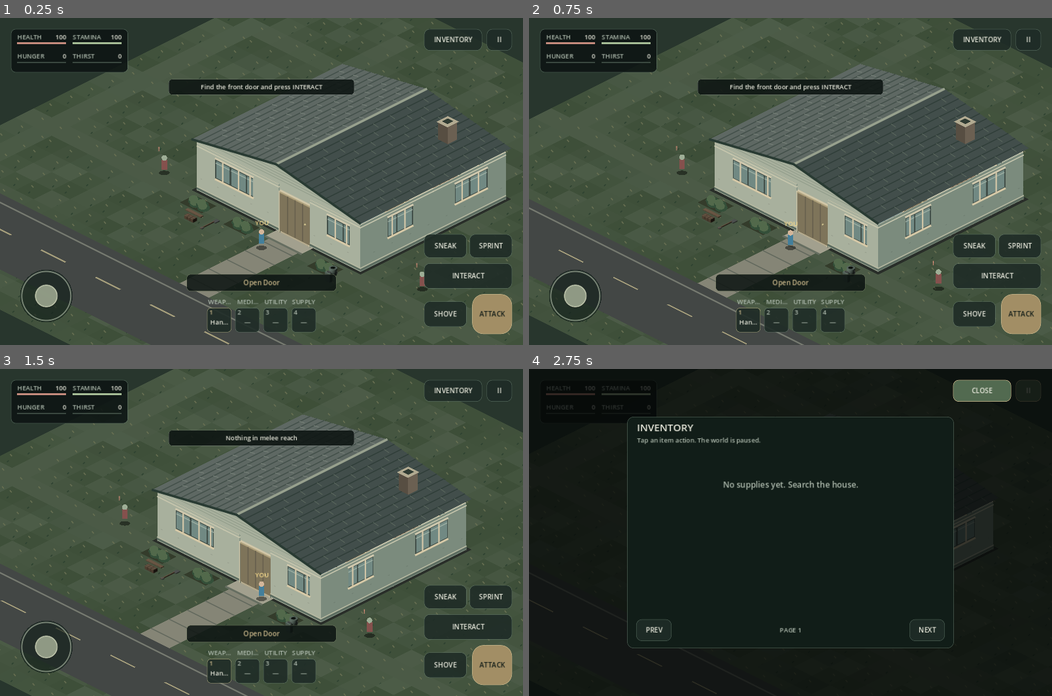
Above: before the commit, frames 1-4 (two rows, left to right).
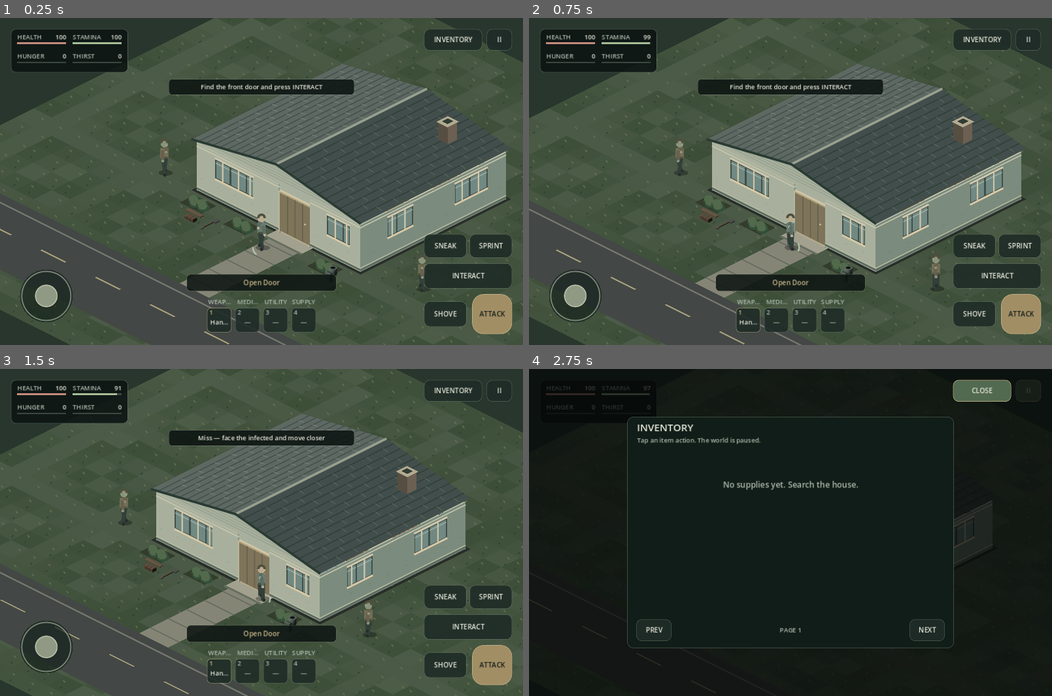
Above: after the commit, the same moments.

Repository: kalashgit/last-light-godot
Game: Godot game, scene res://main.tscn
The game is run twice, just before and just after one commit, with the same random seed, the same clock (stepped at 60 frames per second) and the same inputs.
Inputs (mouse positions are in pixels of both pictures, inside the frame that each line leads up to):
- Up to frame 1 (0.25 s): no input
- Up to frame 2 (0.75 s): tap Enter at 0.5 s; move the mouse to (905, 165) at 0.52 s; hold Right (ui_right) from 0.53 s (still down); tap Shift at 0.6 s; click (905, 165) at 0.67 s
- Up to frame 3 (1.5 s): tap Space at 0.77 s; release Right (ui_right) at 1.25 s; drag from (156, 548) to (235, 597) at 1.27 s
- Up to frame 4 (2.75 s): move the mouse to (842, 460) at 2.02 s; hold Right (ui_right) from 2.03 s (still down); tap I at 2.1 s; click (842, 460) at 2.17 s

The runs differ from the first frame. In frame 1, 0.4% of the frame differs, in the area x 30-83%, y 37-84%; in frame 2, 6.8%, in the area x 0-100%, y 0-100%; in frame 3, 4.7%; in frame 4, less than 0.1%.

Commit message:
Milestone C: responsive walk sprint sneak and directional melee and shove

Diff:
--- a/scripts/house.gd
+++ b/scripts/house.gd
@@ -21,6 +21,15 @@
 var sprinting := false
 var sneaking := false
 var joystick_dead_zone := .14
+var selected_target: Dictionary = {}
+var drops: Array[Dictionary] = []
+var shove_cooldown := 0.0
+var recovery_delay := 0.0
+const WALK_SPEED := 2.2
+const SPRINT_SPEED := 3.6
+const SNEAK_SPEED := .95
+const STAMINA_DRAIN := 18.0
+const STAMINA_REGEN := 12.0
 var player := Vector2(4.9, 9.35)
 var health := 100.0
 var god_mode := false
@@ -92,17 +101,17 @@
  var t: float = clampf((p - a).dot(line) / maxf(line.length_squared(), .00001), 0, 1)
  return p.distance_to(a + line * t)
 
+func _blocked_static(p: Vector2, radius: float = PLAYER_RADIUS) -> bool:
+ for wall in walls:
+  if _segment_distance(p,wall.a,wall.b)<radius+.09: return true
+ for item in items:
+  if item.get("solid",true) and Rect2(item.pos,item.size).grow(radius).has_point(p): return true
+ return false
+
 func _blocked(p: Vector2, radius: float = PLAYER_RADIUS) -> bool:
- for wall in walls:
-  if _segment_distance(p, wall.a, wall.b) < radius + .09:
-   return true
+ if _blocked_static(p,radius): return true
  for door in doors:
-  if not door.open and _segment_distance(p, door.a, door.b) < radius + .09:
-   return true
- for item in items:
-  var r := Rect2(item.pos, item.size).grow(radius)
-  if r.has_point(p):
-   return true
+  if not door.open and _segment_distance(p,door.a,door.b)<radius+.09: return true
  return false
 
 func _try_move(current: Vector2, delta_pos: Vector2, radius: float) -> Vector2:
@@ -132,25 +141,17 @@
  message_time = 2.8
 
 func _interact() -> void:
- if health <= 0 or paused:
-  return
- var i := _nearest_door()
- if i >= 0:
-  _toggle_door(i)
-  return
- for item in items:
-  if not item.get("container",true):
-   continue
-  var center: Vector2 = item.pos + item.size / 2.0
-  if player.distance_to(center) < 1.9:
-   if item.searched:
-    _announce("Already searched " + item.name)
-   else:
-    item.searched = true
-    supplies += 1
-    _announce("Found supplies in " + item.name)
-   return
- _announce("Move closer to a door or cabinet")
+ if health<=0 or paused: return
+ var target := _resolve_target()
+ if target.is_empty():
+  _announce("Move closer to a door or container")
+  return
+ if target.kind=="door": _toggle_door(target.index)
+ elif target.kind=="container":
+  var item: Dictionary=items[target.index]
+  item.searched=true
+  supplies+=1
+  _announce("Found supplies in "+item.name)
 
 func _toggle_door(i: int) -> void:
  if i < 0 or i >= doors.size():
@@ -167,66 +168,101 @@
  door.open = not door.open
  _announce(door.label + (" door OPEN" if door.open else " door CLOSED"))
 
+func _weapon_stats() -> Dictionary:
+ return {"damage":1,"reach":1.25,"stamina":8.0}
+
 func _attack() -> void:
- if health <= 0 or paused or attack_cooldown > 0:
-  return
- attack_cooldown = .45
- var hit := false
+ if health<=0 or paused or attack_cooldown>0: return
+ var stats:=_weapon_stats()
+ if stamina<float(stats.stamina):
+  _announce("Too exhausted to strike")
+  return
+ stamina-=float(stats.stamina)
+ recovery_delay=.85
+ attack_cooldown=.5
+ var hit:=false
  for i in range(infected.size()):
-  if zombie_health[i] <= 0:
-   continue
-  if infected[i].distance_to(player) < 1.25 and not _line_blocked(player, infected[i]):
-   zombie_health[i] -= 1
-   zombies_hit_time[i] = .22
-   hit = true
- if hit:
-  _announce("Zombie struck")
- else:
-  _announce("Nothing in melee reach")
+  var offset: Vector2=infected[i]-player
+  if zombie_health[i]>0 and offset.length()<float(stats.reach) and facing.dot(offset.normalized())>=.25 and not _line_blocked(player,infected[i]):
+   zombie_health[i]=maxi(0,int(zombie_health[i])-int(stats.damage))
+   zombies_hit_time[i]=.32
+   infected[i]=_try_move(infected[i],offset.normalized()*.12,.17)
+   hit=true
+ _announce("Strike landed" if hit else "Miss — face the infected and move closer")
+
+func _shove() -> void:
+ if health<=0 or paused or shove_cooldown>0: return
+ if stamina<12:
+  _announce("Too exhausted to shove")
+  return
+ stamina-=12
+ recovery_delay=.85
+ shove_cooldown=.8
+ var hit:=false
+ for i in range(infected.size()):
+  var offset: Vector2=infected[i]-player
+  if zombie_health[i]>0 and offset.length()<1.15 and facing.dot(offset.normalized())>=.15 and not _line_blocked(player,infected[i]):
+   infected[i]=_try_move(infected[i],offset.normalized()*.65,.17)
+   zombies_hit_time[i]=.7
+   hit=true
+ _announce("Pushed back — make space" if hit else "Shove missed")
 
 func _process(delta: float) -> void:
- if paused or health <= 0:
+ if paused or inventory_open or health<=0:
   queue_redraw()
   return
- var dt: float = minf(delta, .05)
- autosave_time += dt
- if autosave_time >= 15.0:
-  autosave_time = 0.0
+ var total:=clampf(delta,0,.25)
+ var steps:=maxi(1,ceili(total/(1.0/60.0)))
+ for step in range(steps):
+  _step(total/steps)
+  if health<=0: break
+ queue_redraw()
+
+func _step(dt: float) -> void:
+ autosave_time+=dt
+ if autosave_time>=15:
+  autosave_time=0
   _save_game()
- elapsed += dt
- message_time = maxf(0, message_time - dt)
- attack_cooldown = maxf(0, attack_cooldown - dt)
- var key_direction := Input.get_vector("ui_left", "ui_right", "ui_up", "ui_down")
- var input_direction := joystick_vector if joystick_touch != -1 else key_direction
- if input_direction.length() > .12:
-  # Screen-space analog movement converted to isometric grid axes.
-  var world_direction := _screen_direction_to_world(input_direction)
-  facing = world_direction
-  player = _try_move(player, world_direction * 2.2 * dt * minf(1, input_direction.length()), PLAYER_RADIUS)
-  motion_phase += dt * 11
+ elapsed+=dt
+ message_time=maxf(0,message_time-dt)
+ attack_cooldown=maxf(0,attack_cooldown-dt)
+ shove_cooldown=maxf(0,shove_cooldown-dt)
+ recovery_delay=maxf(0,recovery_delay-dt)
+ var keyboard:=Input.get_vector("ui_left","ui_right","ui_up","ui_down")
+ if keyboard==Vector2.ZERO:
+  keyboard=Vector2(float(Input.is_physical_key_pressed(KEY_D))-float(Input.is_physical_key_pressed(KEY_A)),float(Input.is_physical_key_pressed(KEY_S))-float(Input.is_physical_key_pressed(KEY_W))).limit_length(1)
+ var direction:=joystick_vector if joystick_touch!=-1 else keyboard
+ sprinting=(sprint_held or keyboard_sprint) and not sneaking and direction.length()>.01 and stamina>0
+ var speed:=SPRINT_SPEED if sprinting else SNEAK_SPEED if sneaking else WALK_SPEED
+ if sprinting:
+  stamina=maxf(0,stamina-STAMINA_DRAIN*dt)
+  recovery_delay=.5
+ elif recovery_delay<=0:
+  stamina=minf(100,stamina+STAMINA_REGEN*dt)
+ if direction.length()>.01:
+  facing=_screen_direction_to_world(direction)
+  player=_try_move(player,facing*speed*dt*minf(1,direction.length()),PLAYER_RADIUS)
+  motion_phase+=dt*(15 if sprinting else 7 if sneaking else 10)
  for i in range(infected.size()):
-  if zombie_health[i] <= 0:
-   continue
-  zombies_hit_time[i] = maxf(0, zombies_hit_time[i] - dt)
-  if infected[i].distance_to(player) > 6.8:
-   continue
-  var chase: Vector2 = (player - (infected[i] as Vector2)).normalized()
-  var old: Vector2 = infected[i] as Vector2
-  infected[i] = _try_move(old, chase * .72 * dt, .17)
-  if infected[i].distance_to(old) < .008:
+  if zombie_health[i]<=0: continue
+  zombies_hit_time[i]=maxf(0,zombies_hit_time[i]-dt)
+  if zombies_hit_time[i]>0 or infected[i].distance_to(player)>6.8: continue
+  var chase: Vector2=(player-infected[i]).normalized()
+  var old: Vector2=infected[i]
+  infected[i]=_try_move(old,chase*.72*dt,.17)
+  if infected[i].distance_to(old)<.008:
    for door in doors:
-    if not door.open and _segment_distance(infected[i], door.a, door.b) < .55:
-     door.health = maxf(0, door.health - dt * 12)
-     if door.health <= 0:
-      door.open = true
+    if not door.open and _segment_distance(infected[i],door.a,door.b)<.55:
+     door.health=maxf(0,door.health-dt*12)
+     if door.health<=0:
+      door.open=true
       _announce("BREACH! An infected broke a door")
-  if infected[i].distance_to(player) < .62 and not god_mode and not _line_blocked(infected[i], player):
-   health = maxf(0, health - dt * 9)
- if health <= 0:
+  if infected[i].distance_to(player)<.62 and not god_mode and not _line_blocked(infected[i],player):
+   health=maxf(0,health-dt*9)
+ if health<=0:
   _clear_pointers()
-  _announce("You did not survive — tap RESTART")
+  _announce("You did not survive — begin again")
   _save_game()
- queue_redraw()
 
 func _iso(p: Vector2, height: float = 0) -> Vector2:
  return Vector2((p.x - p.y) * TX, (p.x + p.y) * TY - height)
@@ -262,15 +298,33 @@
   _text("+", _screen(a + item.size / 2, 33), 17, Color("edd18d"))
 
 func _draw_character(location: Vector2, is_player: bool, phase: float, hurt: bool = false) -> void:
- var p: Vector2 = _screen(location)
- var color: Color = Color("447f9b") if is_player else Color("85514d")
- if hurt:
-  color = Color("d98972")
- draw_ellipse_approx(p + Vector2(0, 2), Vector2(12, 5), Color(0, 0, 0, .45))
- var bob := sin(phase) * 2.5
- draw_rect(Rect2(p + Vector2(-6, -29 + bob), Vector2(12, 22)), color)
- draw_circle(p + Vector2(0, -33 + bob), 6, Color("d3b69a") if is_player else Color("9eae96"))
- _text("YOU" if is_player else "!", p + Vector2(-14, -48 + bob), 14, Color("f5d98b") if is_player else Color("fa9a86"))
+ var p:=_screen(location)
+ var forward: Vector2=_iso(facing if is_player else (player-location).normalized()).normalized()
+ var side:=Vector2(-forward.y,forward.x)
+ var cloth:=Color("687b70") if is_player else Color("756e57")
+ if hurt: cloth=Color("caa18d")
+ var skin:=Color("b9ac90") if is_player else Color("89947b")
+ var walk:=sin(phase)*3
+ var crouch:=9.0 if is_player and sneaking else 0.0
+ draw_ellipse_approx(p+Vector2(3,2),Vector2(16,6),Color(0,0,0,.3))
+ for sign in [-1,1]:
+  var foot: Vector2=p+side*sign*5+forward*walk*sign
+  draw_line(p+Vector2(sign*4,-30+crouch),foot,Color("333f3a"),7,true)
+  draw_line(foot,foot+forward*5,Color("252e2a"),5,true)
+ var hip:=p+Vector2(0,-31+crouch)
+ var shoulder:=p+Vector2(0,-52+crouch)
+ draw_line(hip,shoulder,cloth,17,true)
+ draw_line(hip+Vector2(-7,0),hip+Vector2(7,0),Color("4b5140"),3,true)
+ for sign in [-1,1]:
+  var hand: Vector2=shoulder+side*sign*10+Vector2(0,18)+forward*(3 if sign>0 else -3)
+  if is_player and attack_cooldown>.25: hand+=forward*15
+  draw_line(shoulder+side*sign*7,hand,cloth.darkened(.12),6,true)
+  draw_circle(hand,3,skin)
+ draw_circle(p+Vector2(0,-62+crouch),8,skin)
+ draw_arc(p+Vector2(0,-64+crouch),7,PI,TAU,12,Color("514f3e"),4,true)
+ draw_circle(p+Vector2(0,-62+crouch)+forward*6,2,skin.lightened(.12))
+ if is_player:
+  draw_arc(p+Vector2(0,1),19,forward.angle()-.45,forward.angle()+.45,12,Color("b4c6ab"),2,true)
 
 func draw_ellipse_approx(center: Vector2, radii: Vector2, color: Color) -> void:
  var vertices := PackedVector2Array()
@@ -457,13 +511,18 @@
     KEY_3: _activate_action("quick2")
     KEY_4: _activate_action("quick3")
 
-func _line_blocked(a: Vector2, b: Vector2) -> bool:
+func _line_blocked(a: Vector2, b: Vector2, furniture: bool = true) -> bool:
  for wall in walls:
-  if Geometry2D.segment_intersects_segment(a, b, wall.a, wall.b) != null:
-   return true
+  if Geometry2D.segment_intersects_segment(a,b,wall.a,wall.b)!=null: return true
  for door in doors:
-  if not door.open and Geometry2D.segment_intersects_segment(a, b, door.a, door.b) != null:
-   return true
+  if not door.open and Geometry2D.segment_intersects_segment(a,b,door.a,door.b)!=null: return true
+ if furniture:
+  for item in items:
+   var r:=Rect2(item.pos,item.size)
+   if r.has_point(a) or r.has_point(b): return true
+   var corners: Array[Vector2]=[r.position,Vector2(r.end.x,r.position.y),r.end,Vector2(r.position.x,r.end.y)]
+   for i in range(4):
+    if Geometry2D.segment_intersects_segment(a,b,corners[i],corners[(i+1)%4])!=null: return true
  return false
 
 func _set_paused(value: bool) -> void:
@@ -475,6 +534,11 @@
 
 func _restart_game() -> void:
  _make_house()
+ stamina=100; hunger=0; thirst=0
+ inventory_open=false; sneaking=false
+ selected_target={}; drops.clear()
+ shove_cooldown=0; recovery_delay=0
+ facing=Vector2(0,1)
  player = Vector2(4.9, 9.35)
  health = 100.0
  supplies = 0
@@ -575,10 +639,56 @@
  inventory_page=0
  _set_paused(value)
 
+func _target_valid(target: Dictionary) -> bool:
+ if target.is_empty() or not target.has("kind") or not target.get("index") is int: return false
+ var index: int=target.index
+ var point := Vector2.ZERO
+ if target.kind=="door":
+  if index<0 or index>=doors.size(): return false
+  var door: Dictionary=doors[index]
+  point=(door.a+door.b)*.5
+  if _segment_distance(player,door.a,door.b)>1.5: return false
+  point=point.move_toward(player,.32)
+ elif target.kind=="container":
+  if index<0 or index>=items.size() or not items[index].get("container",false) or items[index].searched: return false
+  var rect := Rect2(items[index].pos,items[index].size)
+  point=player.clamp(rect.position,rect.end)
+  if player.distance_to(point)>1.6: return false
+  point=point.move_toward(player,.05)
+ elif target.kind=="drop":
+  if index<0 or index>=drops.size(): return false
+  point=drops[index].pos
+  if player.distance_to(point)>1.5: return false
+ else: return false
+ return not _line_blocked(player,point,false)
+
+func _target_point(target: Dictionary) -> Vector2:
+ if target.kind=="door": return (doors[target.index].a+doors[target.index].b)*.5
+ if target.kind=="container": return items[target.index].pos+items[target.index].size*.5
+ return drops[target.index].pos
+
+func _resolve_target() -> Dictionary:
+ if _target_valid(selected_target): return selected_target.duplicate()
+ selected_target={}
+ var best: Dictionary={}
+ var distance:=INF
+ for kind in ["door","container","drop"]:
+  var count: int=doors.size() if kind=="door" else items.size() if kind=="container" else drops.size()
+  for index in range(count):
+   var target: Dictionary={"kind":kind,"index":index}
+   if not _target_valid(target): continue
+   var score: float=player.distance_to(_target_point(target))
+   if score<distance:
+    distance=score
+    best=target
+ return best
+
 func _context_prompt() -> String:
- var index := _nearest_door()
- if index>=0: return "Close Door" if doors[index].open else "Open Door"
- return "Explore the house"
+ var target:=_resolve_target()
+ if target.is_empty(): return "No usable target nearby"
+ if target.kind=="door": return "Close Door" if doors[target.index].open else "Open Door"
+ if target.kind=="drop": return "Pick Up Item"
+ return "Search "+String(items[target.index].name).capitalize()
 
 func _inventory_rows() -> Array:
  return []
@@ -589,12 +699,26 @@
 func _inventory_tap(_point: Vector2) -> void:
  pass
 
-func _select_world_target(_point: Vector2) -> void:
- pass
+func _select_world_target(point: Vector2) -> void:
+ var best: Dictionary={}
+ var distance:=60.0
+ for kind in ["door","container","drop"]:
+  var count: int=doors.size() if kind=="door" else items.size() if kind=="container" else drops.size()
+  for index in range(count):
+   var target: Dictionary={"kind":kind,"index":index}
+   if not _target_valid(target): continue
+   var screen:=_screen(_target_point(target),30 if kind!="drop" else 0)
+   var score:=point.distance_to(screen)
+   if score<distance:
+    distance=score
+    best=target
+ selected_target=best
+ if not best.is_empty(): _announce(_context_prompt())
 
 func _activate_action(action: String) -> void:
  match action:
   "attack": _attack()
   "interact": _interact()
+  "shove": _shove()
   "sneak": sneaking=not sneaking
-  _: _announce("Action not yet available in HUD checkpoint")
+  _: _announce("No item assigned to this slot")
--- a/tests/foundation.gd
+++ b/tests/foundation.gd
@@ -51,6 +51,7 @@
  game._attack()
  check(game.zombie_health[0] == 3, "Wall blocks melee")
  game.player = Vector2(2, 4.7)
+ game.facing = Vector2(0,-1)
  game.attack_cooldown = 0
  game._attack()
  check(game.zombie_health[0] == 2, "Reachable zombie takes melee damage")
--- /dev/null
+++ b/tests/player_mechanics.gd
@@ -0,0 +1,48 @@
+extends SceneTree
+var failures:=0
+func check(value:bool,label:String)->void:
+ if not value:
+  failures+=1
+  push_error(label)
+func _initialize()->void:
+ call_deferred("run")
+func run()->void:
+ var game=load("res://main.tscn").instantiate()
+ root.add_child(game)
+ game.set_process(false)
+ var distances:Array=[]
+ for fps in [30,60,120]:
+  game._restart_game()
+  game.player=Vector2(-5,-5)
+  game.zombie_health=[0,0]
+  game.joystick_touch=1
+  game.joystick_vector=Vector2.RIGHT
+  var start:Vector2=game.player
+  for i in range(fps*2): game._process(1.0/fps)
+  distances.append(game.player.distance_to(start))
+ check(absf(distances[0]-distances[2])<.01,"frame independent walking")
+ game._clear_pointers()
+ game.player=Vector2(-5,-5)
+ game.facing=Vector2.RIGHT
+ game.infected=[Vector2(-4.2,-5),Vector2(-5.8,-5)]
+ game.zombie_health=[3,3]
+ game.stamina=100
+ game._attack()
+ check(game.zombie_health[0]==2 and game.zombie_health[1]==3,"directional melee")
+ var energy:float=game.stamina
+ game._attack()
+ check(game.stamina==energy,"cooldown prevents repeat")
+ var before:Vector2=game.infected[0]
+ game._shove()
+ check(game.infected[0].distance_to(before)>.4 and game.zombie_health[0]==2,"shove creates space without damage")
+ game.stamina=0
+ game.attack_cooldown=0
+ game._attack()
+ check(game.zombie_health[0]==2,"exhausted attack rejected")
+ game._set_inventory(true)
+ var position:Vector2=game.player
+ game._process(.2)
+ check(game.paused and game.player==position,"inventory is modal")
+ print("PLAYER MECHANICS: %d failures, distances %s"%[failures,str(distances)])
+ game.free()
+ quit(1 if failures else 0)
